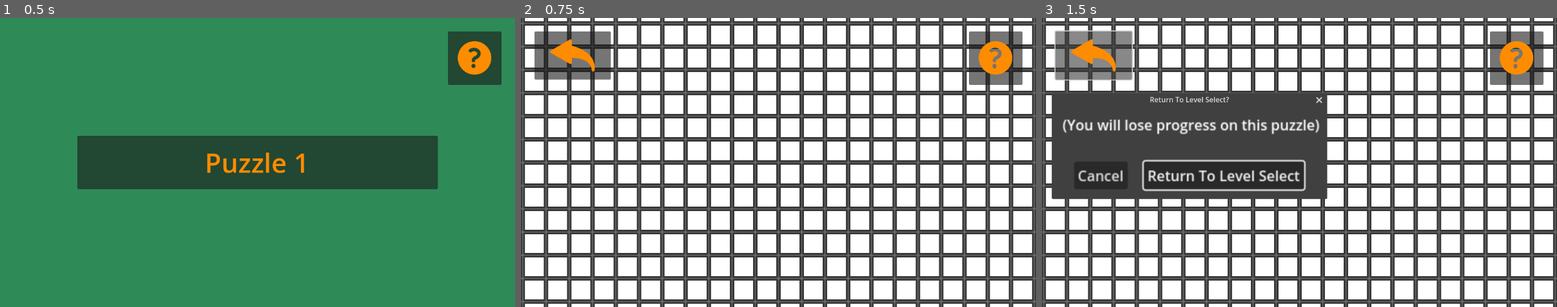
Above: before the commit, frames 1-3 (left to right).
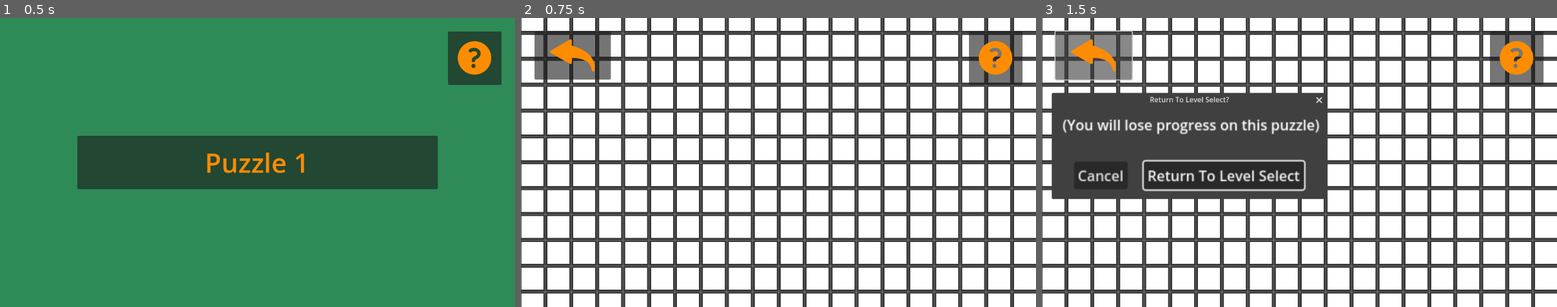
Above: after the commit, the same moments.

Repository: puzzlePictures/puzzPics
Game: Godot game, scene res://level_select.tscn
Same seed, same stepped clock (60 frames per second), same inputs: the game is played once before the commit and once after it.
Inputs (mouse positions are in pixels of both pictures, inside the frame that each line leads up to):
- Up to frame 1 (0.5 s): no input
- Up to frame 2 (0.75 s): click "Puzzle 1" at 0.5 s
- Up to frame 3 (1.5 s): click (1057, 35) at 1.27 s

Frame 1 is identical in both runs. In frame 2, 49% of the frame differs, in the area x 0-100%, y 0-100%; in frame 3, 41%.

Commit message:
Added puzzle size scaling

Diff:
--- a/game_elements/column_clue_container.gd
+++ b/game_elements/column_clue_container.gd
@@ -4,7 +4,7 @@
 var clues: Array[PackedByteArray] = []
 var col_count: int = 10
 
-const TEXT_SIZE = 50
+var text_size: float = 50
 
 # Called when the node enters the scene tree for the first time.
 func _ready() -> void:
@@ -14,14 +14,16 @@
 
 	columns = col_count
 
+	text_size *= float(col_count) / abs(col_count - 3.5)
+
 	# Find the longest set of clues; allows for "align-end" formatting later
 	var max_clue_count: int = clues.map(func (clue_set) -> int: return len(clue_set)).max()
 
 	for col in col_count:
 		var clue_set = RichTextLabel.new()
-		clue_set.custom_minimum_size = Vector2(TEXT_SIZE, TEXT_SIZE)
+		clue_set.custom_minimum_size = Vector2(text_size, text_size)
 		# push_[style]() methods add styling to BBCode text in label
-		clue_set.push_font_size(TEXT_SIZE * 2 / 3)
+		clue_set.push_font_size(text_size * 2 / 3)
 		clue_set.push_bold()
 		clue_set.push_color(Color.BLUE)
 		clue_set.fit_content = true
--- a/game_elements/grid.gd
+++ b/game_elements/grid.gd
@@ -15,7 +15,7 @@
 var rows: int = 10
 
 # think about making the cell size dependent on the number of columns and rows
-const CELL_SIZE = 50
+var cell_size: float = 50.0
 
 func _ready() -> void:
 	puzzle_data = Puzzles.data[Puzzles.curr_puzzle_idx]
@@ -26,6 +26,8 @@
 
 	columns = cols
 	position -= size / 2
+
+	cell_size *= float(cols) / abs(cols - 3.5)
 
 	# Populate grid_state with 0s
 	for y in range(rows):
@@ -40,7 +42,7 @@
 			var cell := Button.new()
 
 			# Customize node
-			cell.custom_minimum_size = Vector2(CELL_SIZE, CELL_SIZE)
+			cell.custom_minimum_size = Vector2(cell_size, cell_size)
 			cell.button_down.connect(_on_cell_clicked.bind(x, y))
 			cell.mouse_entered.connect(_on_cell_entered.bind(cell))
 			#cell.focus_entered.connect(_on_cell_entered.bind(cell))
--- a/game_elements/row_clue_container.gd
+++ b/game_elements/row_clue_container.gd
@@ -4,7 +4,7 @@
 var clues: Array[PackedByteArray] = []
 var row_count: int = 10
 
-const TEXT_SIZE = 50
+var text_size: float = 50.0
 
 # Called when the node enters the scene tree for the first time.
 func _ready() -> void:
@@ -12,14 +12,17 @@
 	clues.assign(puzzle_data["row_clues"])
 	row_count = puzzle_data['rows']
 
+	var col_count = puzzle_data['columns']
+	text_size *= float(col_count) / abs(col_count - 3.5)
+
 	var max_clue_len: int = clues.map( \
 		func (clue_set: Array[int]) -> int: return len(str(clue_set.max()))).max()
 
 	for row in row_count:
 		var clue_set = RichTextLabel.new()
-		clue_set.custom_minimum_size = Vector2(TEXT_SIZE * len(clues[row]), TEXT_SIZE)
+		clue_set.custom_minimum_size = Vector2(text_size * len(clues[row]), text_size)
 		# push_[style]() methods add styling to BBCode text in label
-		clue_set.push_font_size(TEXT_SIZE * 2 / 3)
+		clue_set.push_font_size(text_size * 2 / 3)
 		clue_set.push_bold()
 		clue_set.push_color(Color.CRIMSON)
 
